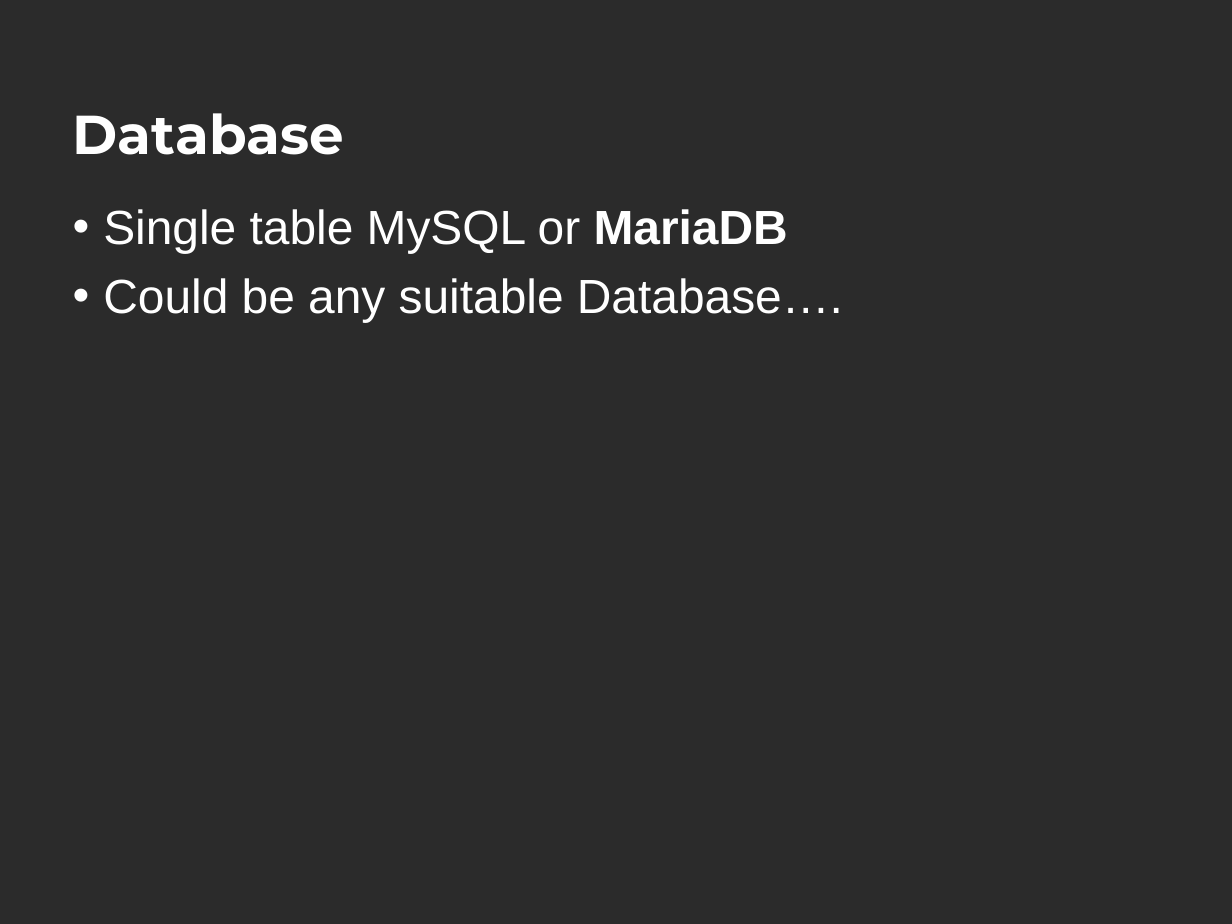
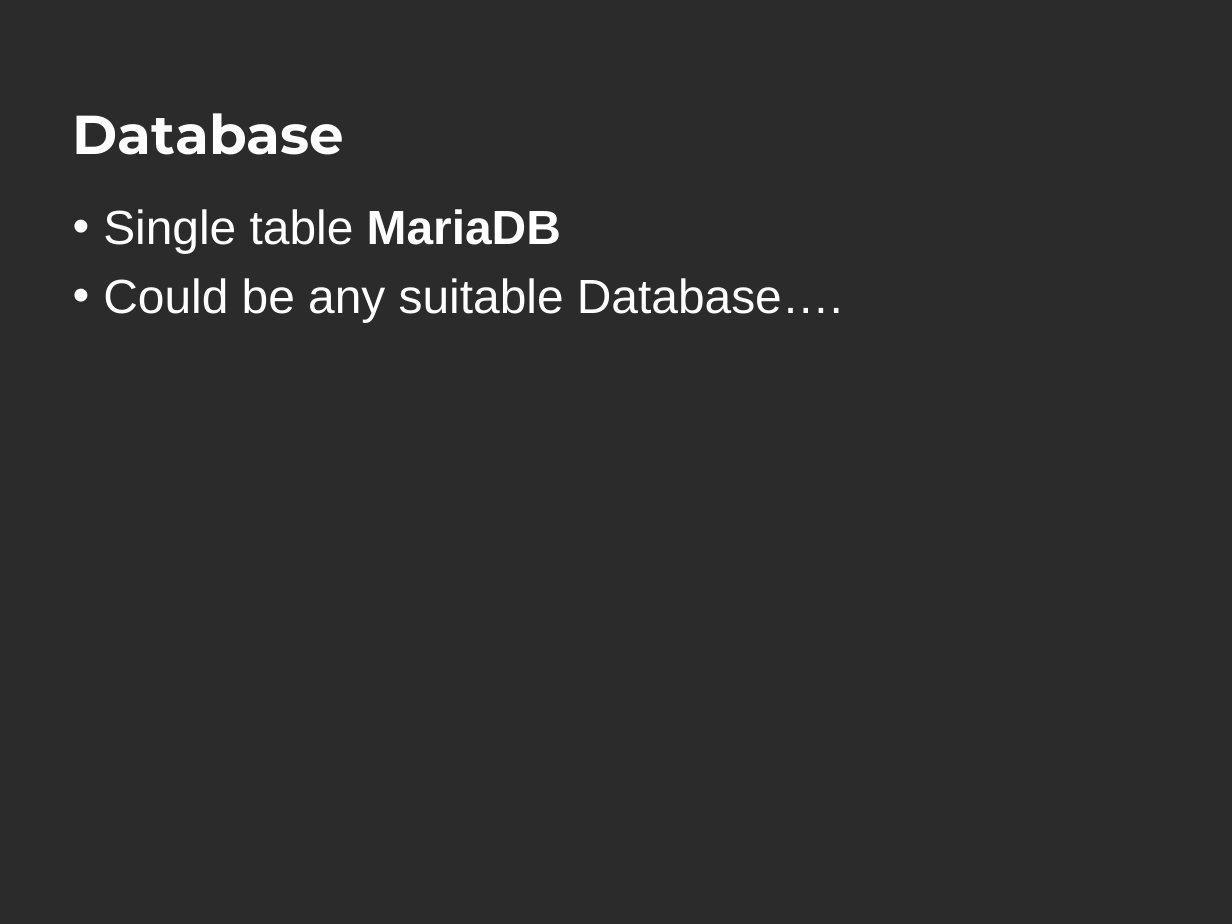
Before and after one commit to university-of-waikato-library/usb, a slide deck: slide 9 of Slides/Stone USB - Std.pptx. Drawn at 1232x924 pixels with LibreOffice and Linux fonts; fonts in the diff are those of the drawing; background and template pictures are left out; a plain dark background stands for a picture behind light text. Boxes give left, top, right and bottom in pixels: in the first picture for what was removed or moved away, otherwise in the second. Text is boxed around its words. In the diff, an @@ line names an element or a change of style, - is before the commit and + after.

```diff
--- a/Slides/Stone USB - Std.pptx
+++ b/Slides/Stone USB - Std.pptx
@@ text at [103, 209, 561, 253]: text changed @@
-• Single table MySQL or MariaDB
+• Single table MariaDB
```
Also in this commit, not shown: 4 other slides changed, 1 other file.
